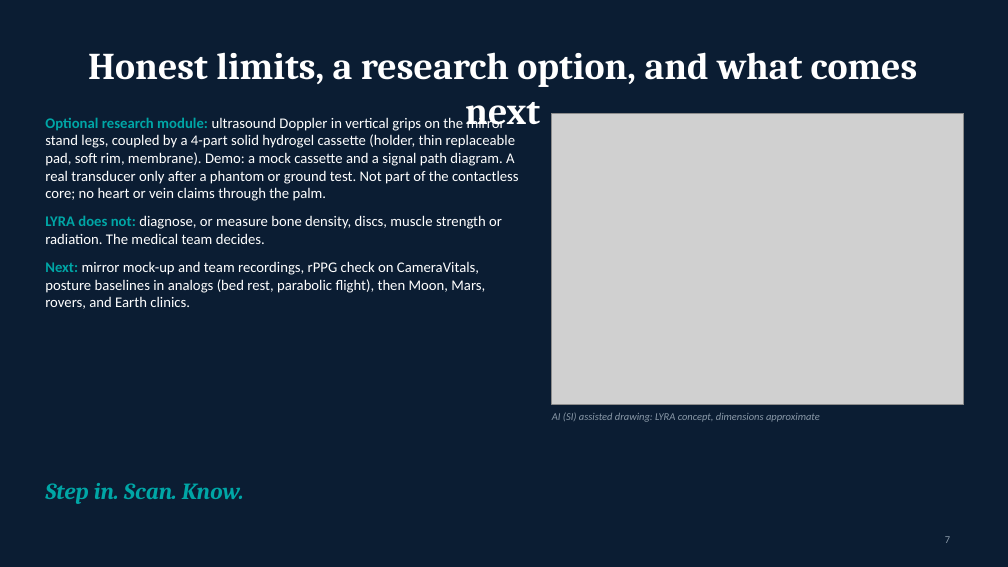
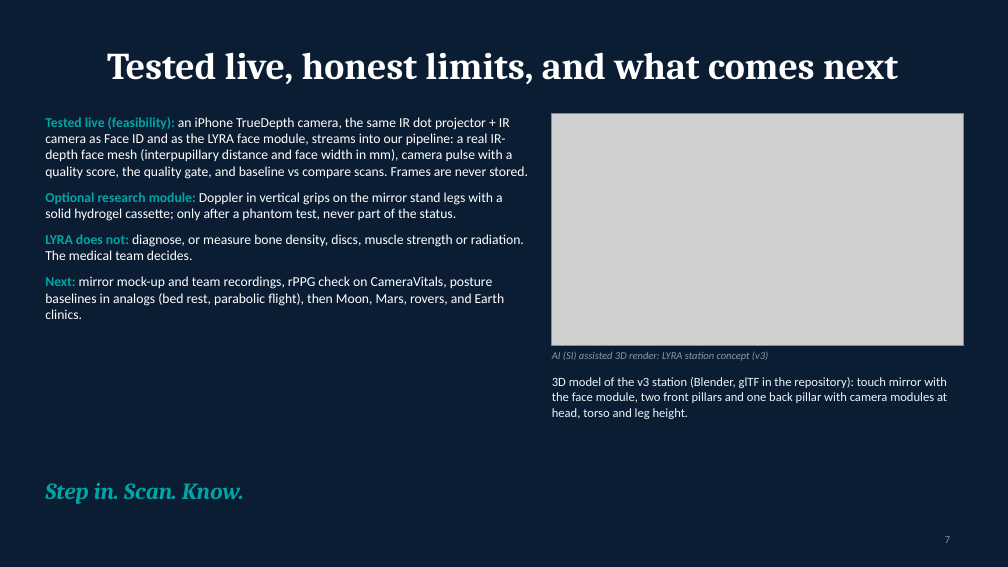
Before and after one commit to kaldor31/LYRA-NASA, a slide deck: slide 7 of docs/presentation/LYRA_deck.pptx. Drawn at 1008x567 pixels with LibreOffice and Linux fonts; fonts in the diff are those of the drawing; grey boxes stand for pictures. Boxes give left, top, right and bottom in pixels: in the first picture for what was removed or moved away, otherwise in the second. Text is boxed around its words. In the diff, an @@ line names an element or a change of style, - is before the commit and + after.

```diff
--- a/docs/presentation/LYRA_deck.pptx
+++ b/docs/presentation/LYRA_deck.pptx
@@ title at box(107, 52, 898, 84): text changed @@
-Honest limits, a research option, and what comes next
+Tested live, honest limits, and what comes next
@@ text at box(45, 117, 528, 221): text changed; size 14 to 13 pt @@
-Optional research module: ultrasound Doppler in vertical grips on the mirror stand legs, coupled by a 4-part solid hydrogel cassette (holder, thin replaceable pad, soft rim, membrane). Demo: a mock cassette and a signal path diagram. A real transducer only after a phantom or ground test. Not part of the contactless core; no heart or vein claims through the palm.
+Tested live (feasibility): an iPhone TrueDepth camera, the same IR dot projector + IR camera as Face ID and as the LYRA face module, streams into our pipeline: a real IR-depth face mesh (interpupillary distance and face width in mm), camera pulse with a quality score, the quality gate, and baseline vs compare scans. Frames are never stored.
+Optional research module: Doppler in vertical grips on the mirror stand legs with a solid hydrogel cassette; only after a phantom test, never part of the status.
@@ picture: place and size @@
-picture at box(552, 113, 964, 405)
+picture at box(552, 113, 964, 346)
@@ text at box(45, 234, 524, 319): size 14 to 13 pt in "LYRA does not: diagnose, or measure bone ...", "Next: mirror mock-up and team recordings, rPPG ..."; less space between paragraphs @@
@@ text at box(552, 351, 768, 361): text changed @@
-AI (SI) assisted drawing: LYRA concept, dimensions approximate
+AI (SI) assisted 3D render: LYRA station concept (v3)
@@ text added at box(552, 377, 947, 419), 12 pt, text #EEF3F7 @@
+3D model of the v3 station (Blender, glTF in the repository): touch mirror with the face module, two front pillars and one back pillar with camera modules at head, torso and leg height.
```
Also in this commit, not shown: 2 other slides changed, 9 other files.
